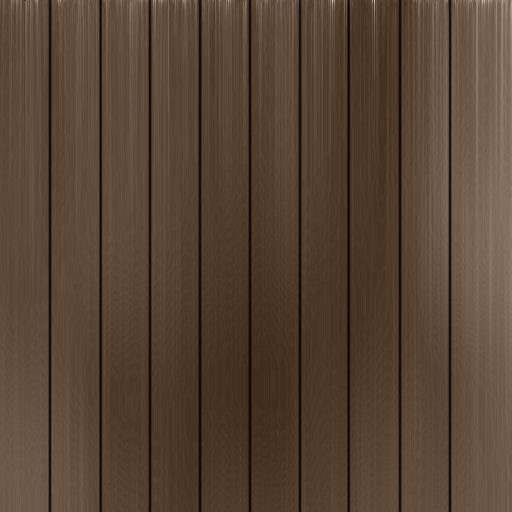
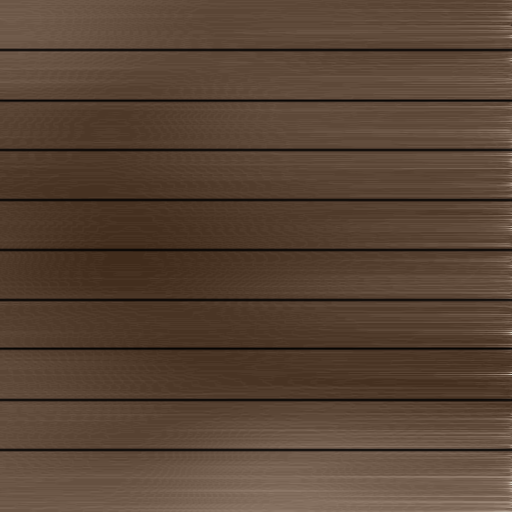
Layered file, before and after one edit (512 x 512). Changes by layer:
painted on "Capa #1" over [0, 0, 512, 512]
painted on "Copia de Fondo" over [0, 0, 512, 512]
painted on "Fondo" over [0, 0, 512, 512]
